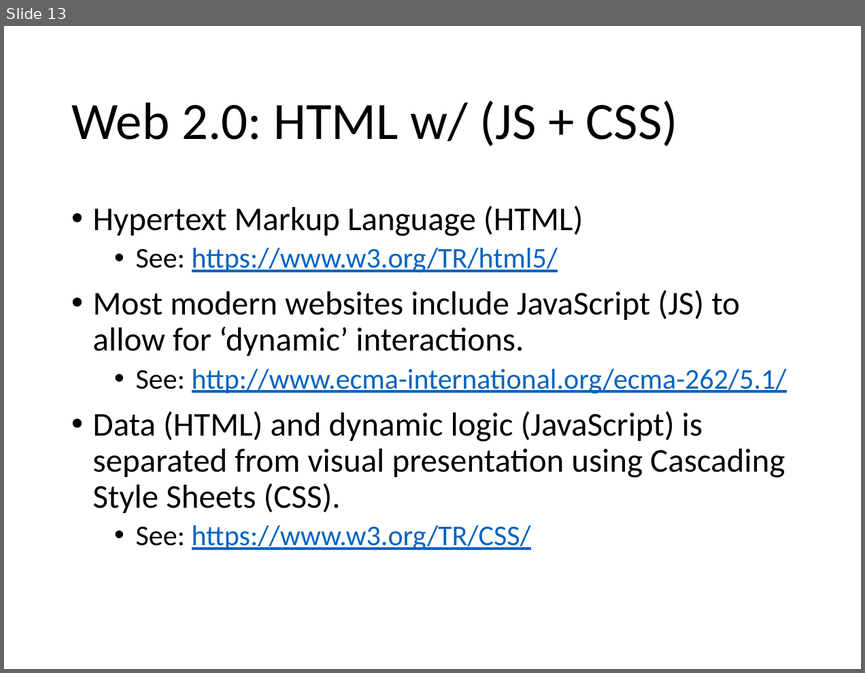
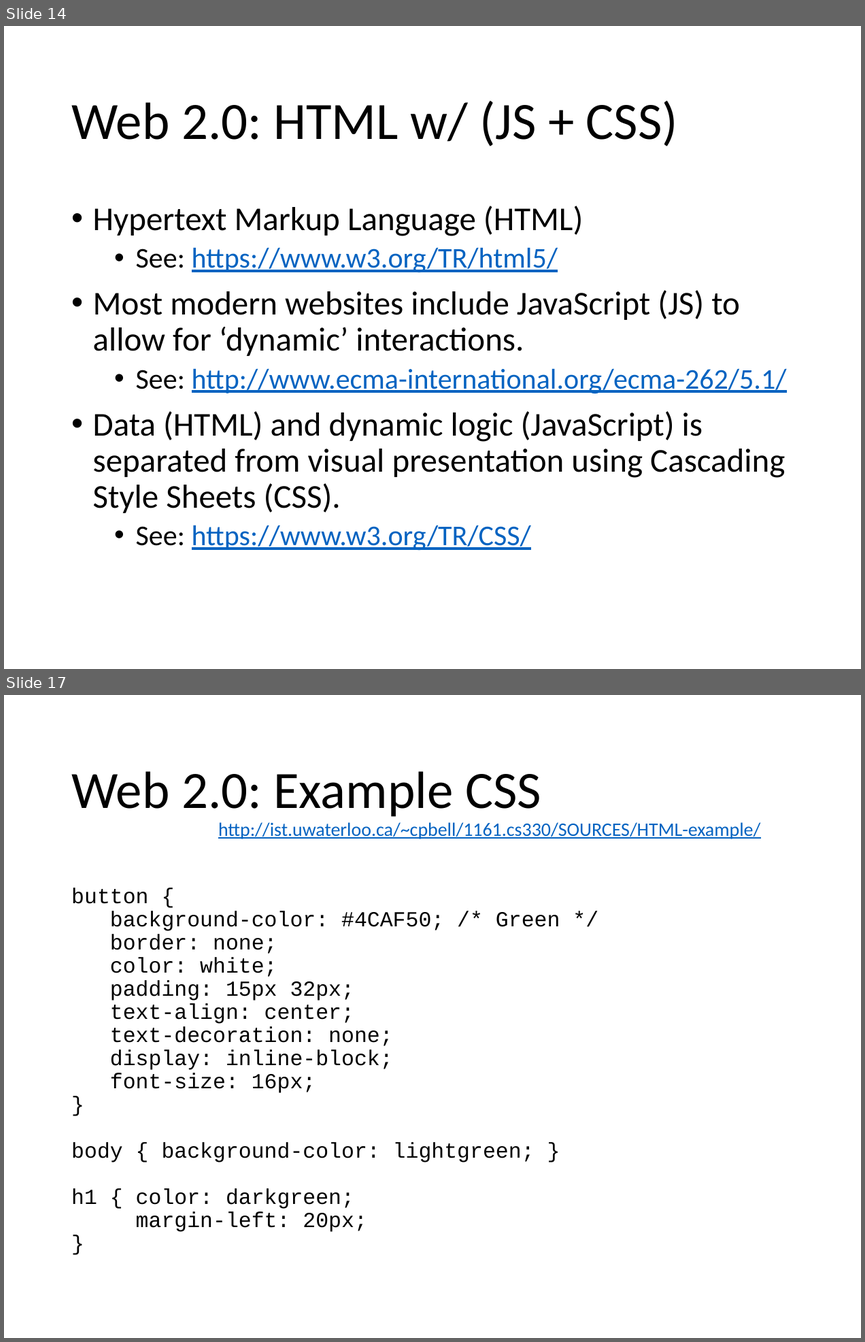
Before and after one commit to colinbellCA/1161.cs330-uwaterloo-sematic_analytics, a slide deck: 1161.cs330-social_graphs_and_semantic_analytics.pptx. Shown one above the other, each under a label of ours: slide 13 before the commit, slides 14 and 17 after it; the slides between them are not shown. The pictures are 865x673 and 865x1342 pixels, drawn with LibreOffice and Linux fonts; fonts in the diff are those of the drawing. Boxes give left, top, right and bottom in pixels: in the first picture for what was removed or moved away, otherwise in the second. Text is boxed around its words. In the diff, an @@ line names an element or a change of style, - is before the commit and + after.

```diff
--- a/1161.cs330-social_graphs_and_semantic_analytics.pptx
+++ b/1161.cs330-social_graphs_and_semantic_analytics.pptx
@@ slide 17 added at (x1=4, y1=695, x2=861, y2=1338), background #FFFFFF @@
@@ title added at (x1=71, y1=771, x2=541, y2=817), 44 pt, text #000000 @@
+Web 2.0: Example CSS
@@ text added at (x1=218, y1=822, x2=760, y2=839), 16 pt, text #0563C1, underline @@
+http://ist.uwaterloo.ca/~cpbell/1161.cs330/SOURCES/HTML-example/
@@ text added at (x1=71, y1=887, x2=560, y2=1232), 18 pt, text #000000 @@
+button {
+background-color: #4CAF50; /* Green */
+border: none;
+color: white;
+padding: 15px 32px;
+text-align: center;
+text-decoration: none;
+display: inline-block;
+font-size: 16px;
+}
+body { background-color: lightgreen; }
+h1 { color: darkgreen;
+margin-left: 20px;
+}
@@ what was slide 13 is now slide 14 @@
```
Also in this commit, not shown: 9 slides changed, 8 other slides added, 3 other files.
